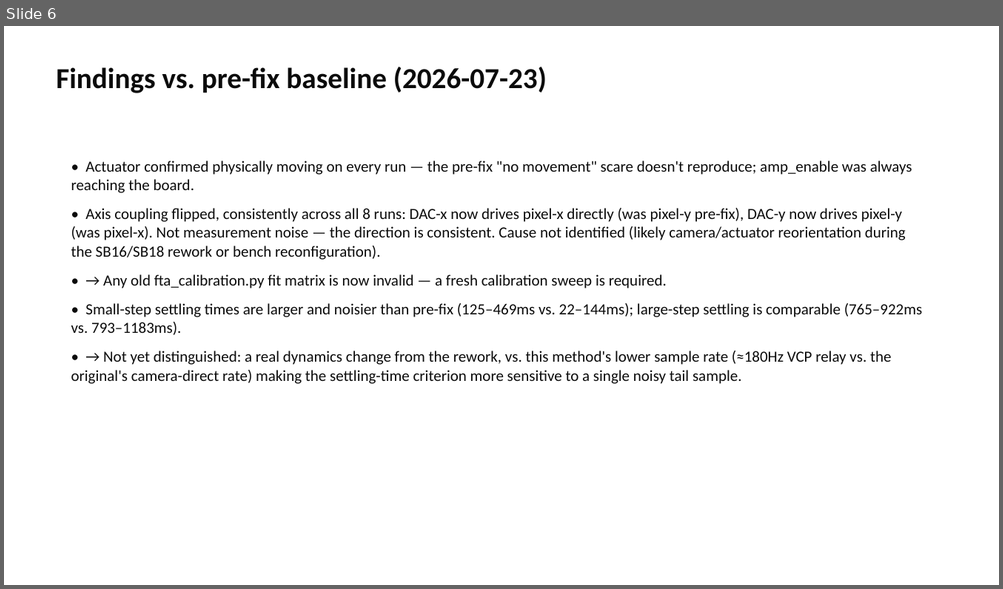
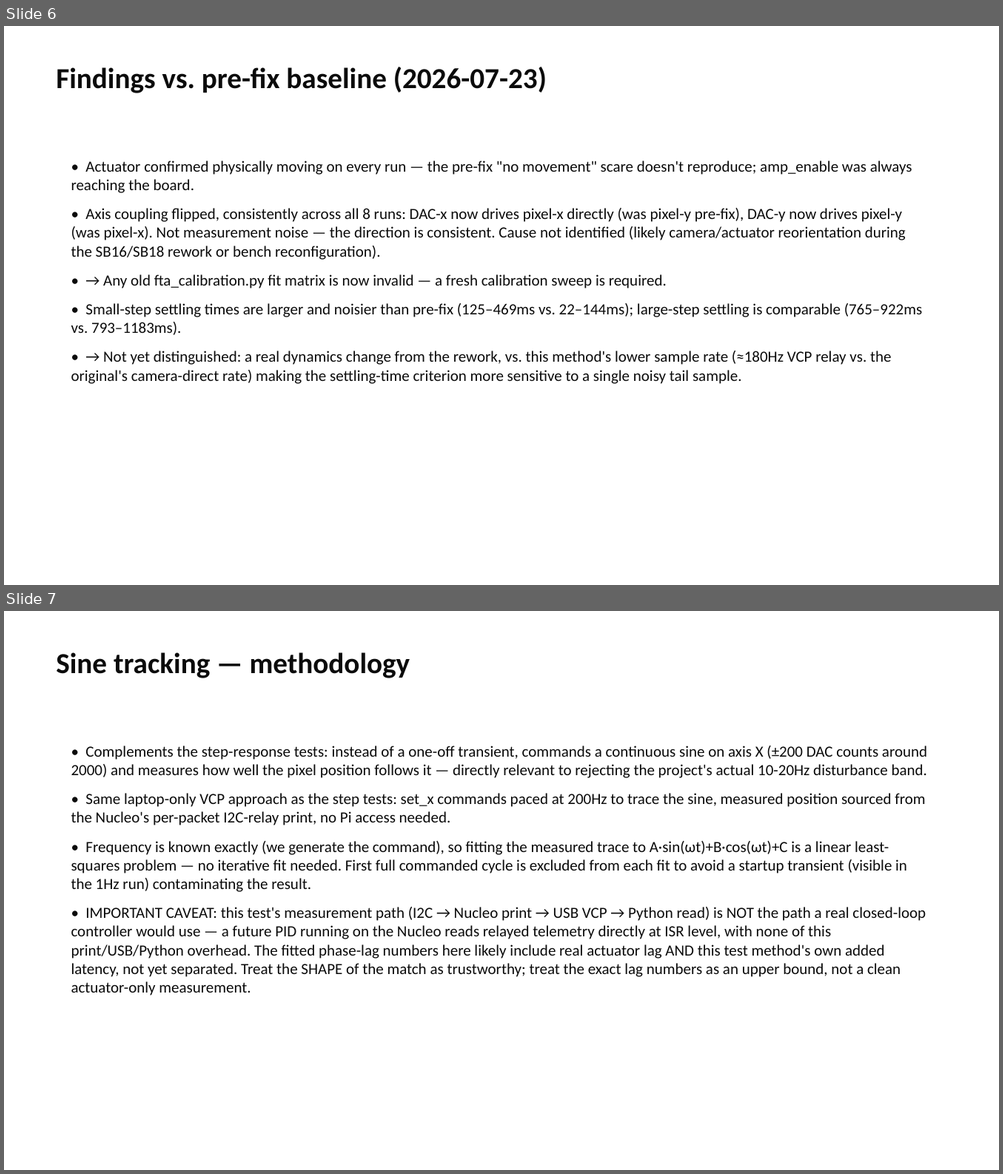
Before and after one commit to ucsbdeepspace/rpi_camera_system, a slide deck: docs/session_results_2026-08-04.pptx. Shown one above the other, each under a label of ours: slide 6 before the commit, slides 6 and 7 after it. The pictures are 1003x589 and 1003x1174 pixels, drawn with LibreOffice and Linux fonts; fonts in the diff are those of the drawing. Boxes give left, top, right and bottom in pixels: in the first picture for what was removed or moved away, otherwise in the second. Text is boxed around its words. In the diff, an @@ line names an element or a change of style, - is before the commit and + after.

```diff
--- a/docs/session_results_2026-08-04.pptx
+++ b/docs/session_results_2026-08-04.pptx
@@ slide 7 added at (4,611,999,1170), background #FFFFFF @@
@@ text added at (56,652,410,678), 28 pt, text #0B0B0B, bold @@
+Sine tracking — methodology
@@ text added at (71,746,927,996), 15 pt, text #0B0B0B @@
+• Complements the step-response tests: instead of a one-off transient, commands a continuous sine on axis X (±200 DAC counts around 2000) and measures how well the pixel position follows it — directly relevant to rejecting the project's actual 10-20Hz disturbance band.
+• Same laptop-only VCP approach as the step tests: set_x commands paced at 200Hz to trace the sine, measured position sourced from the Nucleo's per-packet I2C-relay print, no Pi access needed.
+• Frequency is known exactly (we generate the command), so fitting the measured trace to A·sin(ωt)+B·cos(ωt)+C is a linear least-squares problem — no iterative fit needed. First full commanded cycle is excluded from each fit to avoid a startup transient (visible in the 1Hz run) contaminating the result.
+• IMPORTANT CAVEAT: this test's measurement path (I2C → Nucleo print → USB VCP → Python read) is NOT the path a real closed-loop controller would use — a future PID running on the Nucleo reads relayed telemetry directly at ISR level, with none of this print/USB/Python overhead. The fitted phase-lag numbers here likely include real actuator lag AND this test method's own added latency, not yet separated. Treat the SHAPE of the match as trustworthy; treat the exact lag numbers as an upper bound, not a clean actuator-only measurement.
```
Also in this commit, not shown: 2 other slides added, 5 other files.
